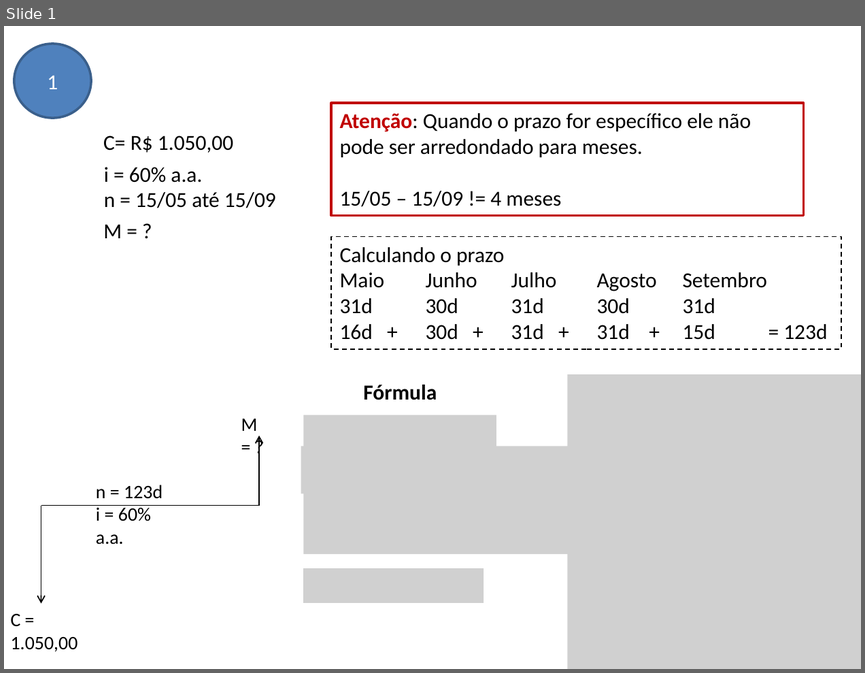
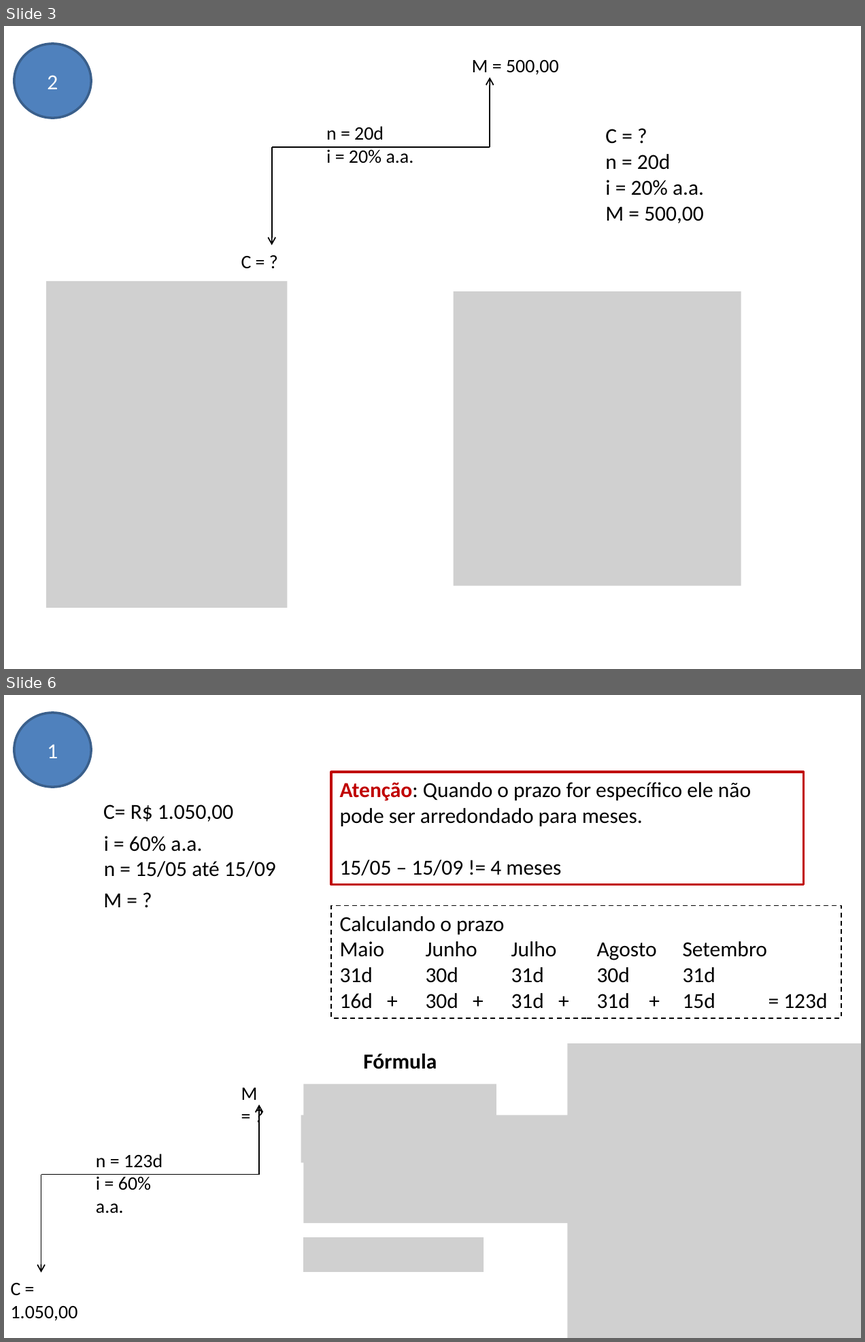
Before and after one commit to avelinoferreiragf/avelino, a slide deck: Gestao Estrategica TI/06 - Análise de Viabilidade de Projetos/Exercícios.pptx. Shown one above the other, each under a label of ours: slide 1 before the commit, slides 3 and 6 after it; the slides between them are not shown. The pictures are 865x673 and 865x1342 pixels, drawn with LibreOffice and Linux fonts; fonts in the diff are those of the drawing; grey boxes stand for pictures. Boxes give left, top, right and bottom in pixels: in the first picture for what was removed or moved away, otherwise in the second. Text is boxed around its words. In the diff, an @@ line names an element or a change of style, - is before the commit and + after.

```diff
--- a/Gestao Estrategica TI/06 - Análise de Viabilidade de Projetos/Exercícios.pptx
+++ b/Gestao Estrategica TI/06 - Análise de Viabilidade de Projetos/Exercícios.pptx
@@ slide 3 added at [4, 26, 861, 669], background #FFFFFF @@
@@ ellipse added at [14, 44, 92, 118], fill #4F81BD, outline #3A5F8C 2 pt, 18 pt, text #FFFFFF @@
+2
@@ group added at [241, 60, 559, 268]: 3 texts, 2 arrows, 1 line @@
+C = ?
+n = 20d
+i = 20% a.a.
+M = 500,00
@@ text added at [605, 129, 704, 223], 18 pt, text #000000 @@
+C = ?
+n = 20d
+i = 20% a.a.
+M = 500,00
@@ picture added at [46, 280, 287, 607] @@
@@ picture added at [453, 292, 741, 586] @@
@@ what was slide 1 is now slide 6 @@
```
Also in this commit, not shown: 6 other slides added.
